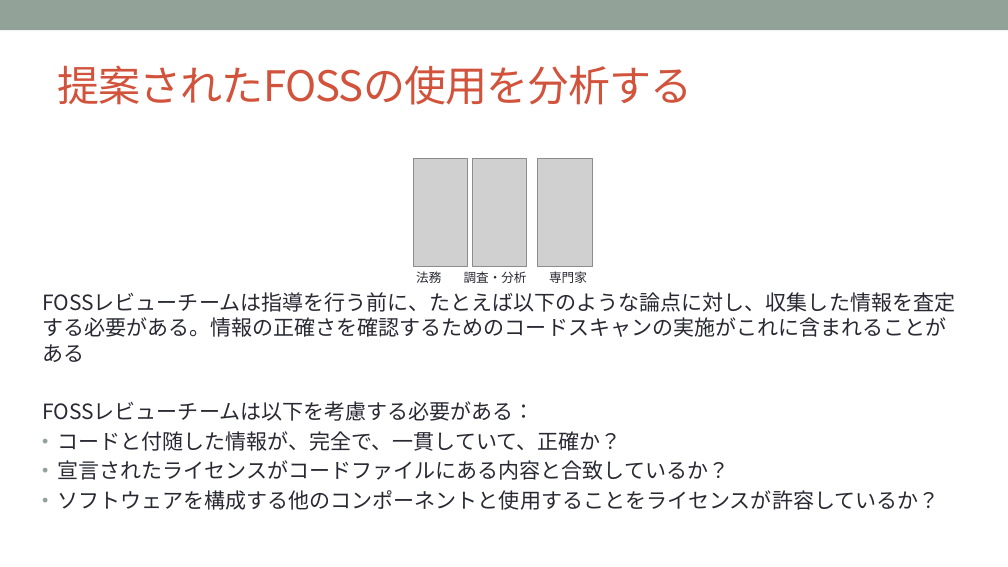
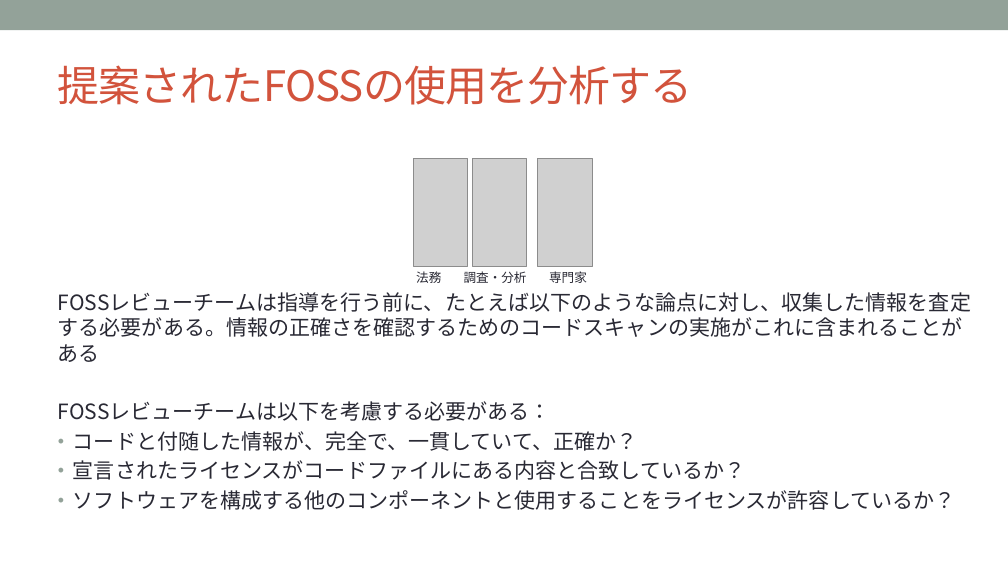
Before and after one commit to OpenChain-Project/Curriculum-Translation-JP, a slide deck: slide 48 of REVIEW/Version_for_v1.1/openchain-curriculum-for-1-1_JP_review_tani.pptx (slide 49 before the commit). Drawn at 1008x567 pixels with LibreOffice and Linux fonts; fonts in the diff are those of the drawing; grey boxes stand for pictures; background and template pictures are left out. Boxes give left, top, right and bottom in pixels: in the first picture for what was removed or moved away, otherwise in the second. Text is boxed around its words. In the diff, an @@ line names an element or a change of style, - is before the commit and + after.

```diff
--- a/REVIEW/Version_for_v1.1/openchain-curriculum-for-1-1_JP_review_tani.pptx
+++ b/REVIEW/Version_for_v1.1/openchain-curriculum-for-1-1_JP_review_tani.pptx
@@ text "FOSSレビューチームは指導を行う前に、たとえば以下のような論点に対し、収集した情報を査定する必要がある。情報の正確さを ..." moved from (x1=42, y1=292, x2=955, y2=510) to (x1=58, y1=292, x2=971, y2=510) @@
```
Also in this commit, not shown: 46 other slides changed, 2 slides removed.
